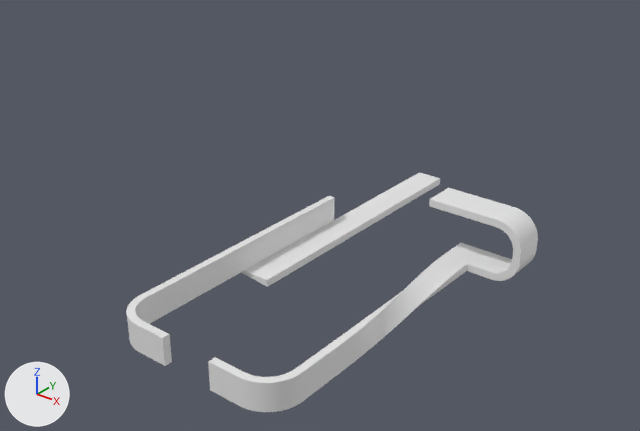
A saved change to the FBX model Blends/Advanced Lap.fbx.
Before and after are seen from a 50 mm camera at (22.2, -39.8, 22.7) aimed at (-8.6, -1.3, -1.2). The axes (+X, +Y, +Z) are drawn at lower left. The lights are the same throughout.
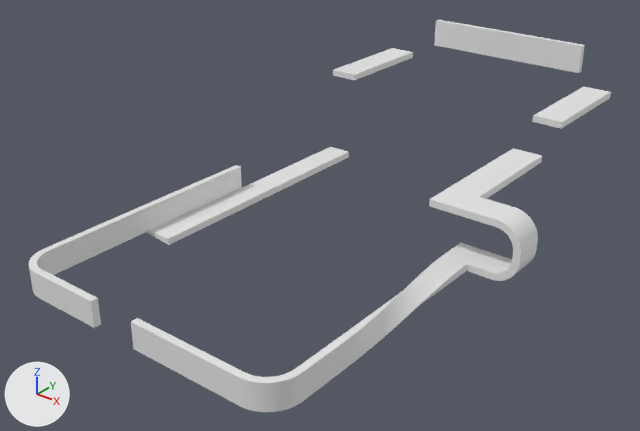
Pixel boxes (x1, y1, x2, y2) of what changed, in the pictures (640 x 431 px):
'Plane', reshaped (41% wider, 63% taller): before (126, 172, 538, 412); after (29, 20, 611, 412)
part 1 of me_plane_001, added: after (533, 87, 611, 129)
part 2 of me_plane_001, added: after (434, 20, 585, 73)
part 3 of me_plane_001, added: after (333, 48, 413, 80)
part 4 of me_plane_001, built on: before (126, 172, 440, 406); after (29, 147, 542, 406)

What the commit changed:
me_plane_001 is used by ob_plane; location (0.0, 0.0, 0.0).
me_plane_001 had 660 vertices, 650 faces and spanned x -9.5..4.7, y -16.9..10.7, z -2.9..2.0.
me_plane_001 now has 688 vertices, 672 faces and spans x -17.6..4.7, y -16.9..21.2, z -2.9..5.9.
me_plane_001 part 1: a new loose piece, a box spanning x -1.0..1.0, y 11.24..19.07, z 3.07..3.51.
me_plane_001 part 2: a new loose piece, a box spanning x -14.42..-2.17, y 20.72..21.16, z 3.87..5.87.
me_plane_001 part 3: a new loose piece, a box spanning x -17.35..-15.35, y 11.24..19.07, z 3.07..3.51.
Part 4, on me_plane_001:
1 face is deleted.
78 vertices in x -9.5..-7.3, y -16.9..10.7, z -2.9..-0.8 move by (-8.1, 0.0, 0.0).
14 vertices in x -9.4..-7.6, y -16.9..-15.1, z -2.4..-0.8 move by (-8.2, 0.0, 0.0).
8 vertices in x -5.6..-2.6, y -16.9..-16.5, z -2.4..-0.8 move by (-5.3, 0.0, 0.0).
4 vertices are added at (1.0, 8.8, 2.0), (-1.0, 8.8, 2.0), (-1.0, 8.8, 1.5), (1.0, 8.8, 1.5).
5 new faces join them.
